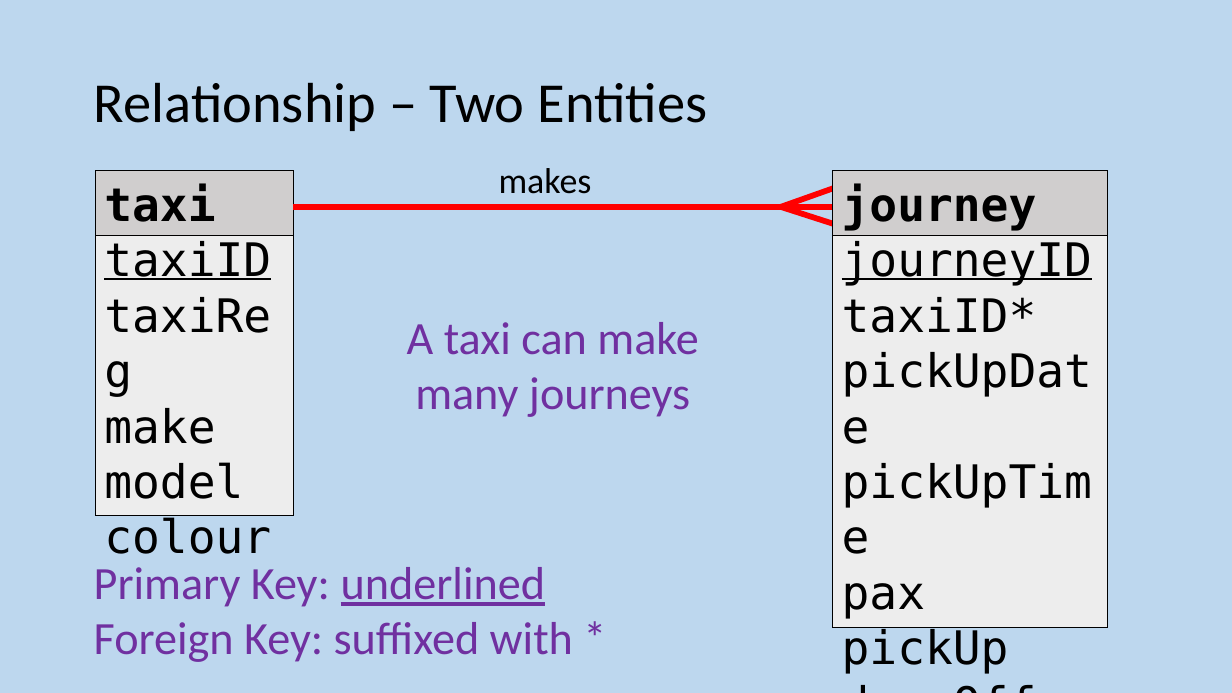
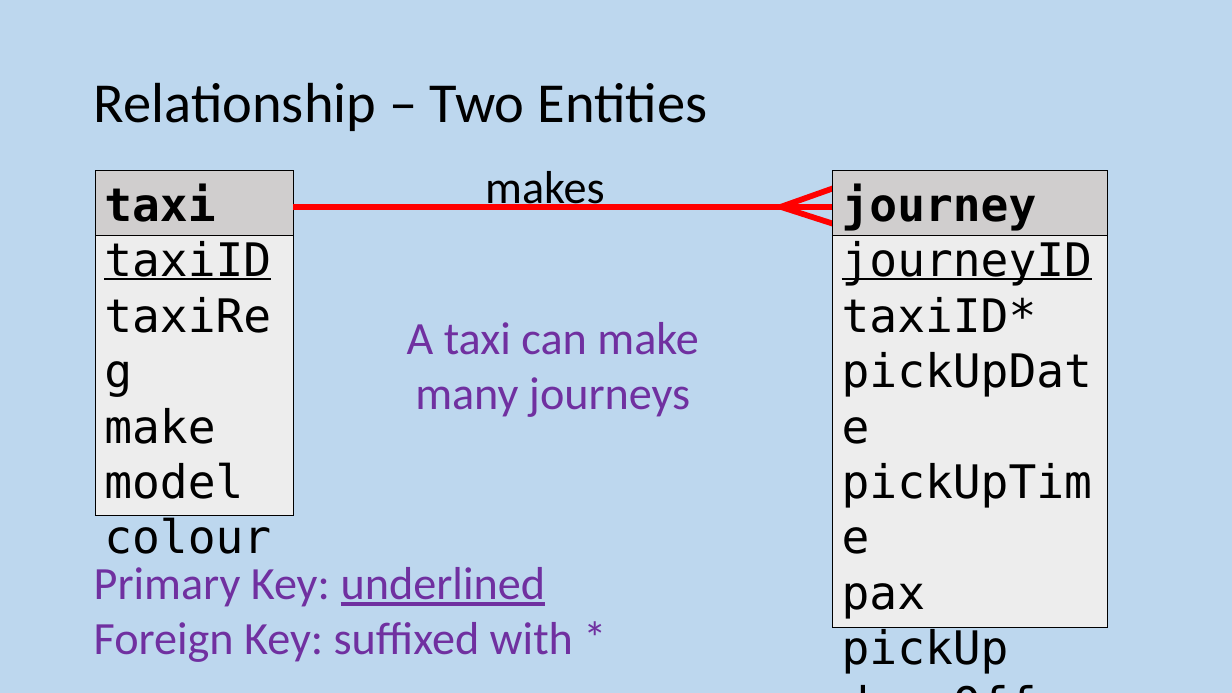
Before and after one commit to MrFriendCS/MrFriendCS.github.io, a slide deck: slide 68 of n5/ddd/N5 CS DDD Slides.pptx (slide 78 before the commit). Drawn at 1232x693 pixels with LibreOffice and Linux fonts; fonts in the diff are those of the drawing. Boxes give left, top, right and bottom in pixels: in the first picture for what was removed or moved away, otherwise in the second. Text is boxed around its words. In the diff, an @@ line names an element or a change of style, - is before the commit and + after.

```diff
--- a/n5/ddd/N5 CS DDD Slides.pptx
+++ b/n5/ddd/N5 CS DDD Slides.pptx
@@ text "makes": place and size @@
-text "makes" at bbox=[499, 168, 592, 194]
+text "makes" at bbox=[485, 171, 605, 210]
@@ text "makes" at bbox=[485, 171, 605, 210]: size 28 to 36 pt @@
```
Also in this commit, not shown: 8 other slides changed, 1 other file.
